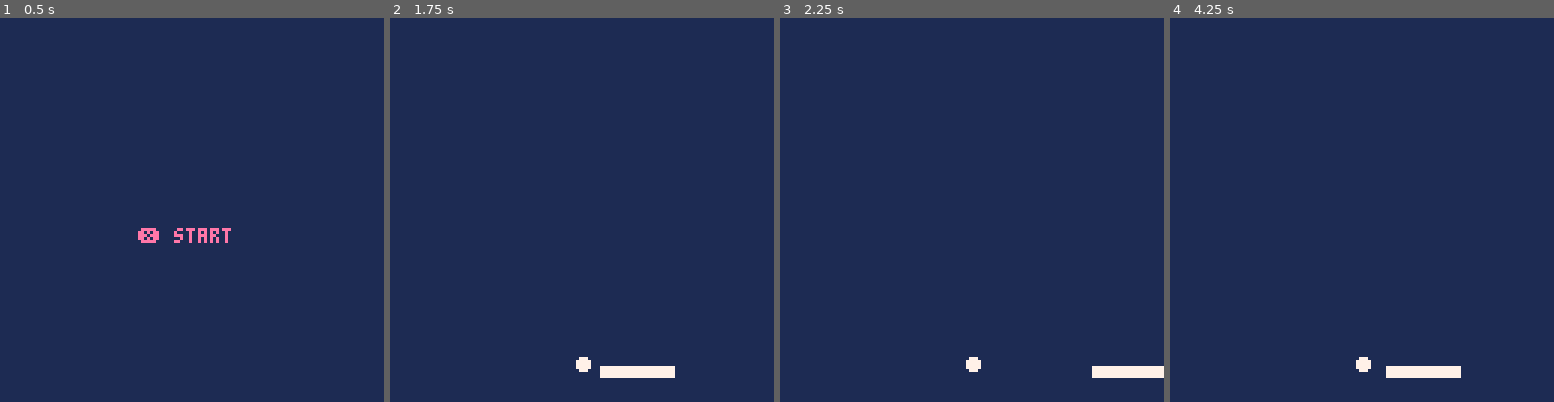
Above: before the commit, frames 1-4 (left to right).
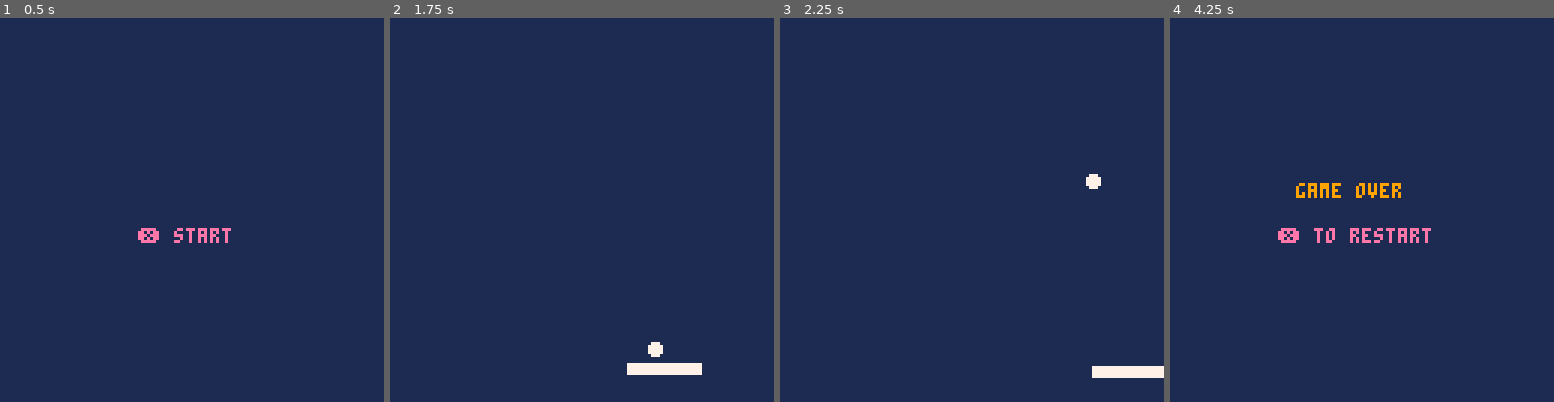
Above: after the commit, the same moments.

Repository: jxnprince/pico-8-experiments
Game: PICO-8 cartridge carts/breakout/breakout.p8
Two runs of this game, one before a commit and one after it. Both use one fixed random seed, a clock stepped at 60 frames per second and the inputs below.
Inputs:
- Up to frame 1 (0.5 s): tap X (X key) at 0.33 s
- Up to frame 2 (1.75 s): tap O (Z key) at 0.7, 1.7 s; tap X (X key) at 1.07 s; hold Right from 1.6 s (still down)
- Up to frame 3 (2.25 s): tap X (X key) at 1.85 s; release Right at 2.1 s; tap O (Z key) at 2.1 s; hold Up from 2.15 s (still down)
- Up to frame 4 (4.25 s): release Up at 2.42 s; hold Right 2.47-3.03 s; tap O (Z key) every 0.4 s from 2.5 to 4.1 s; tap X (X key) at 2.97, 4.08 s; hold Left 3.08-3.58 s; hold Down 3.63-3.97 s; hold Right from 4.02 s (still down)

Frame 1 is identical in both runs. In frame 2, 0.9% of the frame differs, in the area x 48-82%, y 84-94%; in frame 3, 0.3%; in frame 4, 1.9%, in the area x 28-76%, y 42-94%.

Commit message:
More control fine-tuning

Diff:
--- a/carts/breakout/breakout.p8
+++ b/carts/breakout/breakout.p8
@@ -105,29 +105,76 @@
 
 --> GAMEPLAY
 
-pw = 24  -- paddle width
-ph = 3   -- paddle height
-br = 2   -- ball radius
+pw = 24        -- paddle width
+ph = 3         -- paddle height
+br = 2         -- ball radius
+pspd = 3       -- paddle speed (px per frame)
+bump_dur = 8   -- frames the bump animation lasts
+bump_mult = 1.3
+max_spd = 4
+bump_cd_dur = 45  -- frames between allowed bumps
+friction = 0.999  -- velocity multiplier applied each frame (1 = no decay)
+min_spd = 1.2     -- minimum absolute y-speed so ball never crawls
 
 -- resets all game state, called when starting a new game
 function init_game()
   px = 64 - pw / 2
   py = 116
+  pyo = 0      -- paddle y offset (bump animation)
+  pbump = 0    -- bump timer
+  bump_cd = 0  -- bump cooldown timer
   bx = 64
-  by = 115
+  by = py - br
   bdx = 0
   bdy = 0
   pbx = bx
   pby = by
+  serving = true
+end
+
+-- shifts paddle up and starts bump timer
+function do_bump()
+  pbump = bump_dur
+  bump_cd = bump_cd_dur
+  pyo = -1
 end
 
 function update_game()
   -- move paddle
   if btn_held(btn_left) then
-    px = max(0, px - 2)
+    px = max(0, px - pspd)
   end
   if btn_held(btn_right) then
-    px = min(128 - pw, px + 2)
+    px = min(128 - pw, px + pspd)
+  end
+
+  -- tick bump and cooldown timers
+  if pbump > 0 then
+    pbump -= 1
+    if pbump == 0 then pyo = 0 end
+  end
+  if bump_cd > 0 then bump_cd -= 1 end
+
+  -- x triggers bump during gameplay if cooldown is clear
+  if not serving and btn_pressed(btn_x) and bump_cd == 0 then
+    do_bump()
+  end
+
+  -- ball follows paddle until served
+  if serving then
+    bx = px + pw / 2
+    by = py + pyo - br
+    if btn_pressed(btn_x) then
+      do_bump()
+      local dir = 0
+      if btn_held(btn_left) then dir = -1
+      elseif btn_held(btn_right) then dir = 1
+      end
+      bdx = dir * 1.5 * bump_mult
+      bdy = -1.5 * bump_mult
+      serving = false
+    end
+    return
   end
 
   -- store previous ball position before moving
@@ -136,48 +183,77 @@
 
   bx += bdx
   by += bdy
+
+  -- apply friction and enforce minimum y-speed
+  bdx *= friction
+  bdy *= friction
+  if abs(bdy) < min_spd then
+    bdy = min_spd * sgn(bdy)
+  end
 
   -- wall bounces
   if bx - br < 0 then
     bx = br
     bdx = -bdx
+    bdy += rnd(0.4) - 0.2
+    play_sfx(0)
   end
   if bx + br > 127 then
     bx = 127 - br
     bdx = -bdx
+    bdy += rnd(0.4) - 0.2
+    play_sfx(0)
   end
   if by - br < 0 then
     by = br
     bdy = -bdy
-  end
-
-  -- paddle collision using previous position to determine approach face
+    bdx += rnd(0.6) - 0.3
+    play_sfx(0)
+  end
+
+  -- effective paddle top accounts for bump offset
+  local epy = py + pyo
+
   local in_x = bx + br >= px and bx - br <= px + pw
-  local in_y = by + br >= py and by - br <= py + ph
-
-  if in_x and in_y then
-    local was_above = pby + br <= py  -- ball approached from above
-    local was_outside_x = pbx + br < px or pbx - br > px + pw  -- ball approached from side
-
-    if was_above then
-      by = py - br
-      bdy = -abs(bdy)
-      -- offset angle based on where ball hit along paddle width
-      local hit = (bx - px) / pw  -- 0..1
-      bdx = (hit - 0.5) * 4
-    elseif was_outside_x then
-      bdx = -bdx
+
+  -- swept top-face check: did ball cross paddle top this frame?
+  local crossed_top = pby + br <= epy and by + br >= epy
+
+  if crossed_top and in_x then
+    by = epy - br
+    bdy = -abs(bdy)
+    -- offset angle based on where ball hit along paddle width
+    local hit = (bx - px) / pw  -- 0..1
+    bdx = (hit - 0.5) * 4
+    if pbump > 0 then
+      bdx = mid(-max_spd, bdx * bump_mult, max_spd)
+      bdy = mid(-max_spd, bdy * bump_mult, -0.5)
+      pbump = 0
+      play_sfx(2)
+    else
+      play_sfx(3)
+    end
+  elseif not crossed_top then
+    -- side collision: ball entered paddle from left or right
+    local in_y = by + br >= epy and by - br <= epy + ph
+    if in_y then
+      if pbx + br < px and bx + br >= px then
+        bdx = abs(bdx)
+      elseif pbx - br > px + pw and bx - br <= px + pw then
+        bdx = -abs(bdx)
+      end
     end
   end
 
   -- ball lost
   if by - br > 128 then
+  		play_sfx(1)
     mode = "gameover"
   end
 end
 
 function draw_game()
-  rectfill(px, py, px + pw, py + ph, 7)
+  rectfill(px, py + pyo, px + pw, py + pyo + ph, 7)
   circfill(bx, by, br, 7)
 end
 
Not shown, changed: the sound effects (__sfx__) section of carts/breakout/breakout.p8
